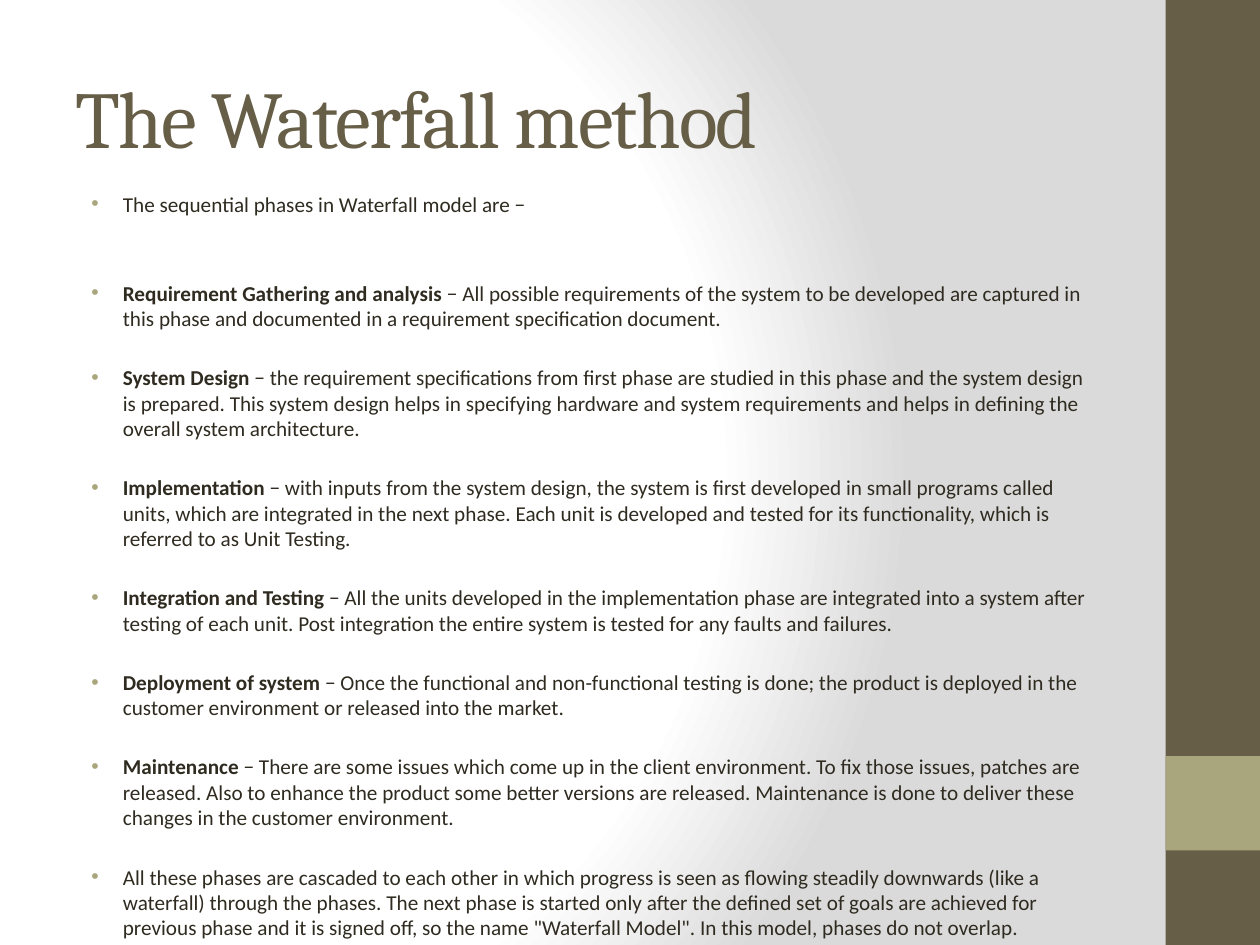
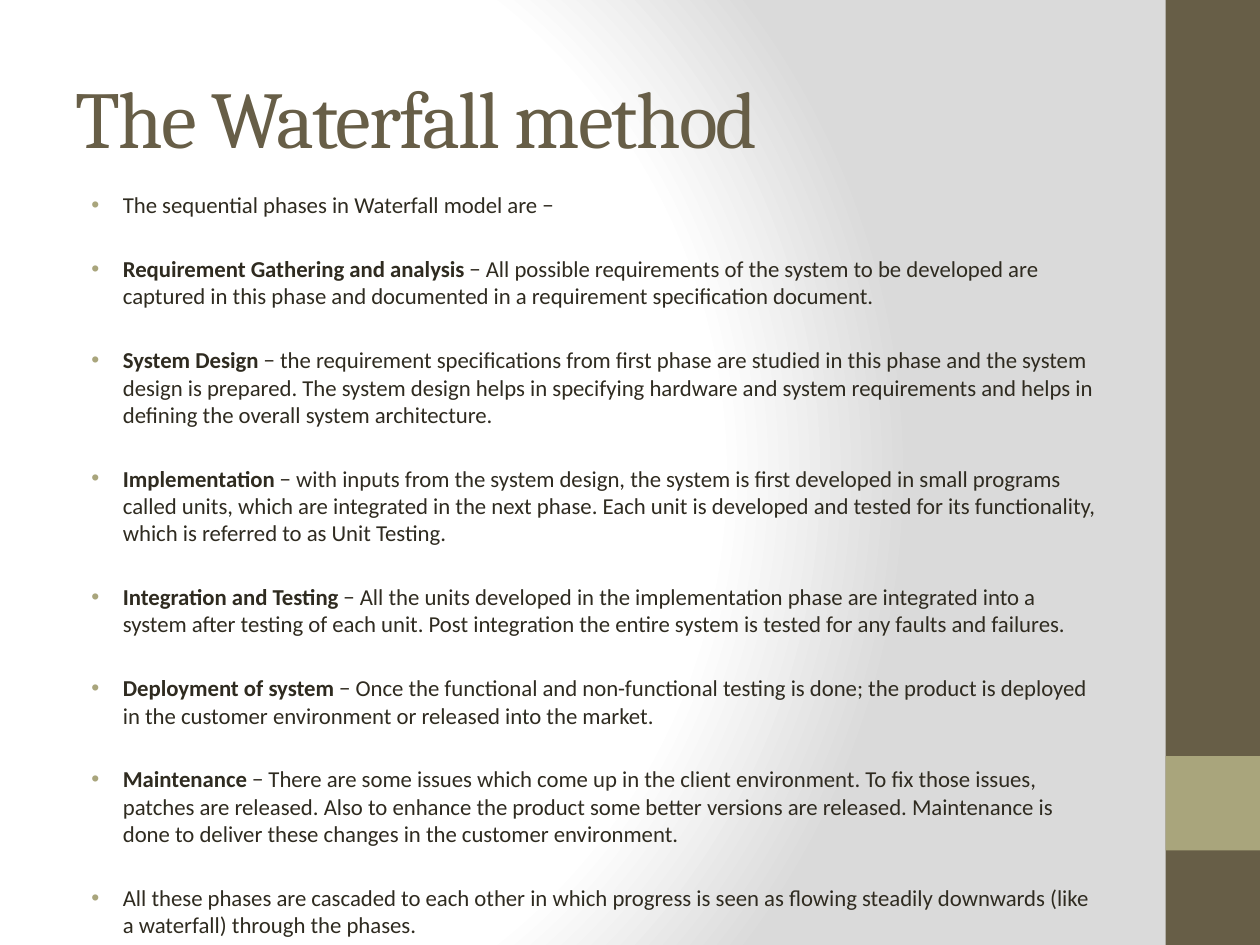
Before and after one commit to abhiyankgoyal/internshipProject, a slide deck: slide 8 of Internship Presentation.pptx. Drawn at 1260x945 pixels with LibreOffice and Linux fonts; fonts in the diff are those of the drawing. Boxes give left, top, right and bottom in pixels: in the first picture for what was removed or moved away, otherwise in the second. Text is boxed around its words. In the diff, an @@ line names an element or a change of style, - is before the commit and + after.

```diff
--- a/Internship Presentation.pptx
+++ b/Internship Presentation.pptx
@@ text at [123,197,1095,846]: size 12.1 to 13 pt in "The sequential phases in Waterfall model are ...", "Requirement Gathering and analysis − All possible ...", "Implementation − with inputs from the system ...", "Integration and Testing − All the units ..." and 2 more places @@
@@ text at [123,352,1092,427]: text changed; size 12.1 to 13 pt @@
-• System Design − the requirement specifications from first phase are studied in this phase and the system design is prepared. This system design helps in specifying hardware and system requirements and helps in defining the overall system architecture.
+• System Design − the requirement specifications from first phase are studied in this phase and the system design is prepared. The system design helps in specifying hardware and system requirements and helps in defining the overall system architecture.
@@ text at [123,869,1039,939]: text changed; size 12.1 to 13 pt @@
-• All these phases are cascaded to each other in which progress is seen as flowing steadily downwards (like a waterfall) through the phases. The next phase is started only after the defined set of goals are achieved for previous phase and it is signed off, so the name "Waterfall Model". In this model, phases do not overlap.
+• All these phases are cascaded to each other in which progress is seen as flowing steadily downwards (like a waterfall) through the phases.
```
Also in this commit, not shown: 8 other slides changed, 3 other files.
